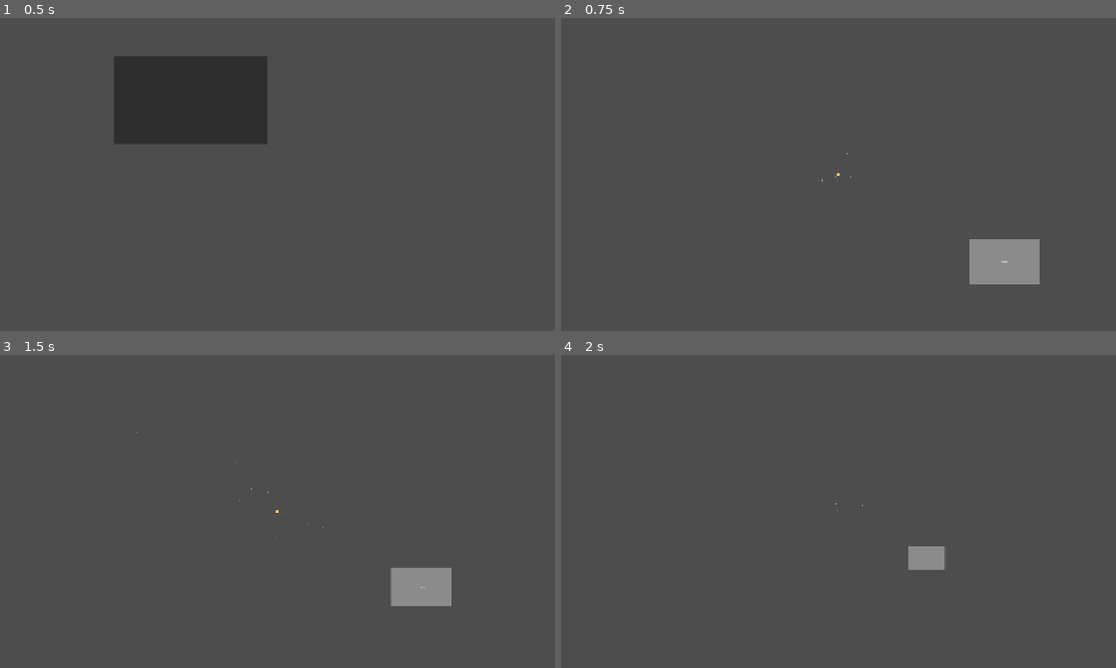
Above: before the commit, frames 1-4 (two rows, left to right).
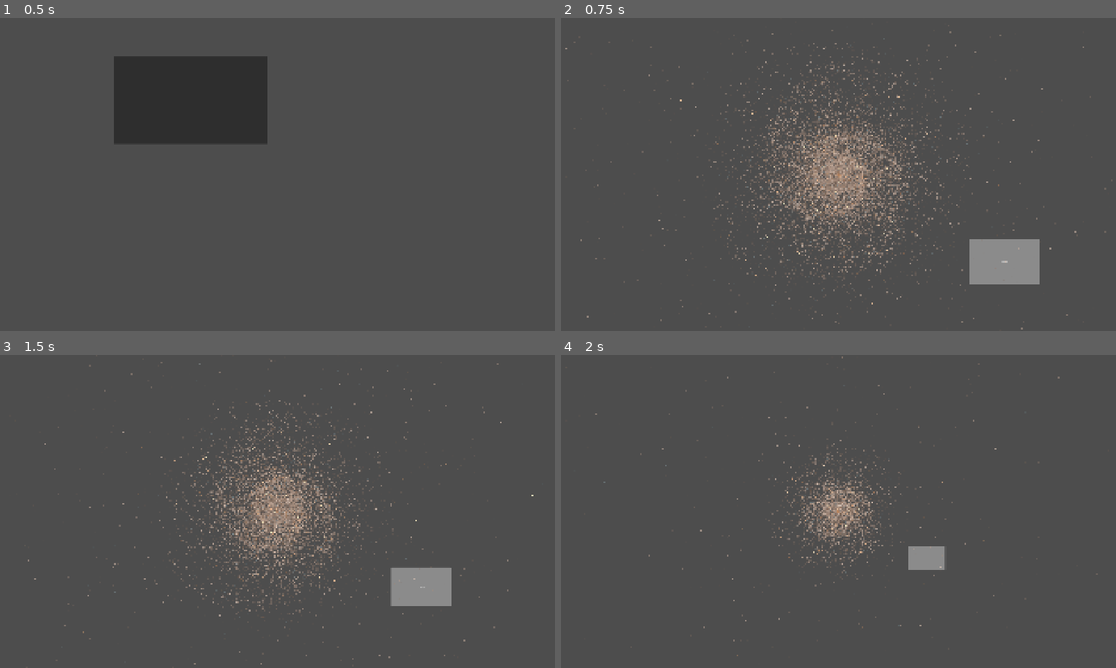
Above: after the commit, the same moments.

Repository: anzac9425/project-universe-hardcore-4x
Game: Godot game, scene res://scenes/Main.tscn
The game is run twice, just before and just after one commit, with the same random seed, the same clock (stepped at 60 frames per second) and the same inputs.
Inputs (mouse positions are in pixels of both pictures, inside the frame that each line leads up to):
- Up to frame 1 (0.5 s): no input
- Up to frame 2 (0.75 s): click (749, 99) at 0.5 s
- Up to frame 3 (1.5 s): tap Enter at 1.25 s; move the mouse to (399, 495) at 1.27 s; hold Z from 1.28 s (still down); click (399, 495) at 1.42 s
- Up to frame 4 (2 s): keep holding Z

Frame 1 is identical in both runs. In frame 2, 6.3% of the frame differs, in the area x 0-100%, y 3-100%; in frame 3, 4.7%; in frame 4, 1.9%.

Commit message:
202604031531

Diff:
--- a/scripts/core/constants.gd
+++ b/scripts/core/constants.gd
@@ -13,6 +13,7 @@
 const EARTH_MASS: float = 5.97219e24
 const SOLAR_MASS: float = 1.98847e30
 const MILKYWAY_MASS: float = 1.15e12 * SOLAR_MASS
+const M_STAR_MSUN_MILKYWAY: float = 6.0e10
 
 # m
 const AU: float = 149_597_870_700
@@ -156,32 +157,41 @@
 	var z_spin := random_normal(galaxy_seed, HashPurpose.GALAXY_HALO_SPIN, 0)
 	return clamp(exp(log(0.035) + 0.55 * z_spin), 0.005, 0.15)
 
-# f_baryon
 static func get_Z(u1: float, u2: float) -> float: # 표준정규분포시드
 	u1 = max(u1, 1e-9)
 	return sqrt(-2.0 * log(u1)) * cos(2.0 * PI * u2)
 
 
+static var BARYON_FIT := {
+	"f_cosmic": 0.157,        # 가능하면 외부 cosmology config로 교체
+	"log10_m50_msun": 11.8,   # 관측 fit 값으로 교체
+	"alpha": 1.7,             # 관측 fit 값으로 교체
+	"sigma_logit": 0.18       # 관측 scatter로 교체
+}
+
 static func _f_baryon_zero(mass: float) -> float:
-	const M_0: float = 12.0 # ~12
-	const SIGMA_B: float = 1.0 # ~1.0-1.5
-	const F_COSMIC: float = 0.157 # ~~0.157
-
-	var diff = log_msun(mass) - M_0
-	var exponent = -(diff * diff) / (2.0 * SIGMA_B * SIGMA_B)
-	return F_COSMIC * exp(exponent)
+	var logm := log_msun(mass)
+	var f_cosmic := float(BARYON_FIT["f_cosmic"])
+	var log10_m50 := float(BARYON_FIT["log10_m50_msun"])
+	var alpha := float(BARYON_FIT["alpha"])
+
+	# 0..f_cosmic, monotonic increase, high-mass saturation
+	var t := exp(alpha * (logm - log10_m50))
+	return f_cosmic * (t / (1.0 + t))
 
 
 static func f_baryon(galaxy_seed: int, galaxy_mass: float) -> float:
-	const SIGMA_B_SC: float = 0.1
-
-	var u1 = hash_float(galaxy_seed, HashPurpose.GALAXY_BARYON, 0)
-	var u2 = hash_float(galaxy_seed, HashPurpose.GALAXY_BARYON, 1)
-	var Z_b = get_Z(u1, u2)
-
-	var x = logit(_f_baryon_zero(galaxy_mass)) + SIGMA_B_SC * Z_b
-
-	return sigmoid(x)
+	var f_cosmic := float(BARYON_FIT["f_cosmic"])
+	var sigma := float(BARYON_FIT["sigma_logit"])
+
+	var u1 := hash_float(galaxy_seed, HashPurpose.GALAXY_BARYON, 0)
+	var u2 := hash_float(galaxy_seed, HashPurpose.GALAXY_BARYON, 1)
+	var z_b := get_Z(u1, u2)
+
+	var f0: float = clamp(_f_baryon_zero(galaxy_mass) / f_cosmic, 1e-6, 1.0 - 1e-6)
+	var f := f_cosmic * sigmoid(logit(f0) + sigma * z_b)
+
+	return f
 
 # f_gas
 
--- a/scripts/core/game_session.gd
+++ b/scripts/core/game_session.gd
@@ -16,7 +16,8 @@
 
 	config = new_config
 	galaxy = MapGenerator.generate(
-		config.base_seed
+		config.base_seed,
+		config.base_n_star
 	)
 
 	game_started = true
--- a/scripts/map/data/galaxy_data.gd
+++ b/scripts/map/data/galaxy_data.gd
@@ -13,6 +13,7 @@
 var type: int
 
 var galaxy_seed: int
+var base_n_star: int
 
 var z_form: float            # [use] formation redshift
 var age_gyr: float           # [use] z_form -> lookback age
--- a/scripts/map/galaxy_field.gd
+++ b/scripts/map/galaxy_field.gd
@@ -10,8 +10,8 @@
 # z 좌표는 후속 단계에서 부여
 # ━━━━━━━━━━━━━━━━━━━━━━━━━━━━━━━━━━━━━━━━━━━━━━━━━━━━━━━━━━━━━━━━━━━━━━━━━━━
 
-const N_STAR_MAX: int = 200
-const N_STAR_MIN: int = 2_000
+const N_STAR_MAX: int = 1_000_000
+const N_STAR_MIN: int = 0
 
 const R_DISK_CUTOFF_RD: float = 6.0
 const R_BULGE_CUTOFF_RE: float = 8.0
@@ -215,10 +215,15 @@
 # STEP 23 — 별 총 개수 결정
 # ───────────────────────────────────────────────────────────────────────────
 
-static func compute_n_star(m_star_msun: float, n_max: int = N_STAR_MAX) -> int:
+static func compute_n_star(m_star_msun: float, base_n_star_: int) -> int:
 	var m_mean: float = max(KROUPA_MEAN_MASS_MSUN, 1e-6)
-	var n_phys := int(round(max(m_star_msun, 0.0) / m_mean))
-	return clampi(n_phys, N_STAR_MIN, n_max)
+	var n_phys: float = max(m_star_msun, 0.0) / m_mean
+
+	var n_phys_ref: float = max(C.M_STAR_MSUN_MILKYWAY, 1e-6) / m_mean
+	var scale: float = n_phys / n_phys_ref
+
+	var n_scaled_phys: int = int(round(base_n_star_ * scale))
+	return clampi(n_scaled_phys, N_STAR_MIN, N_STAR_MAX)
 
 
 # ───────────────────────────────────────────────────────────────────────────
@@ -606,14 +611,15 @@
 	age_gyr: float,
 	feh: float,
 	halo_spin: float,
-	m_gas_msun: float
+	m_gas_msun: float,
+	base_n_star_: int
 ) -> Dictionary:
 	var spiral := sample_spiral_params(
 		galaxy_seed, galaxy_type, f_gas,
 		C.logx(max(M_star_msun, 1e-6)), halo_spin
 	)
 
-	var n_star := compute_n_star(M_star_msun)
+	var n_star := compute_n_star(M_star_msun, base_n_star_)
 
 	var sigma0 := 0.0
 	if Rd_kpc > 0.0:
--- a/scripts/map/map_generator.gd
+++ b/scripts/map/map_generator.gd
@@ -1,11 +1,13 @@
 extends Node
 class_name MapGenerator
 
-static func generate(base_seed: int) -> GalaxyData:
+static func generate(base_seed: int, base_n_star: int) -> GalaxyData:
 	var galaxy = GalaxyData.new()
 
 	var galaxy_seed := C.hash_int(base_seed, C.HashPurpose.GALAXY)
 	galaxy.galaxy_seed = galaxy_seed
+
+	galaxy.base_n_star = base_n_star
 
 	# [use] z_form -> age_gyr
 	var z_form := C.sample_z_form(galaxy_seed)
@@ -261,7 +263,8 @@
 		age_gyr,
 		feh,
 		halo_spin,
-		m_gas_msun
+		m_gas_msun,
+		base_n_star
 	)
 
 	var galaxy_field = GalaxyFieldData.new()
@@ -281,6 +284,7 @@
 	if not OS.is_debug_build():
 		return
 	Log.info("=== GalaxyData (seed: %s) ===" % galaxy.galaxy_seed)
+	Log.info("  base_n_star: %s" % galaxy.base_n_star)
 	Log.info("  z_form: %s" % galaxy.z_form)
 	Log.info("  age_gyr: %s" % galaxy.age_gyr)
 	Log.info("  halo_spin: %s" % galaxy.halo_spin)
@@ -340,3 +344,4 @@
 	Log.info("  spiral: %s" % galaxy.galaxy_field.spiral)
 	Log.info("  n_star: %s" % galaxy.galaxy_field.n_star)
 	Log.info("  stable_inner_radius_kpc: %s" % galaxy.galaxy_field.stable_inner_radius_kpc)
+	#Log.info("  star_population: %s" % galaxy.galaxy_field.star_population)
--- a/scripts/resources/game_config.gd
+++ b/scripts/resources/game_config.gd
@@ -4,7 +4,4 @@
 var version: float = 0.00
 
 @export var base_seed: int
-@export var system_count: int
-@export var galaxy_radius: float
-@export var min_system_distance: float
-@export var Rd: float
+@export var base_n_star: int
--- a/scripts/scenes/Ingame/ingame.gd
+++ b/scripts/scenes/Ingame/ingame.gd
@@ -1,6 +1,6 @@
 extends Node2D
 
-const SYSTEM_DOT_RADIUS := 6.0
+const SYSTEM_DOT_RADIUS := 1.0
 const GALAXY_CENTER_COLOR := Color("ffd166")
 const SYSTEM_COLOR := Color("74c0fc")
 
--- a/scripts/scenes/MainMenu/main_menu.gd
+++ b/scripts/scenes/MainMenu/main_menu.gd
@@ -1,22 +1,13 @@
 extends Node2D
 
-@export var base_seed: int = -17542910
-# -1754291: FRI, 1941221121: quasar_1
-@export var galaxy_type: int = 0
-
-@export var system_count: int = 0
-@export var min_system_distance: float = 5.0
-@export var galaxy_radius: float = 1000.0
+@export var base_seed: int = 999
+@export var base_n_star: int = 100_000
 
 func _on_start_button_pressed() -> void:
 	var config = GameConfig.new()
 
 	config.base_seed = base_seed
-
-	config.system_count = system_count
-	config.min_system_distance = min_system_distance
-	config.galaxy_radius = galaxy_radius
-	config.Rd = galaxy_radius * C.RD_MTP
+	config.base_n_star = base_n_star
 
 	GameSession.start_new_game(config)
 	SceneManager.change_scene_with_loading(C.SCENE_INGAME_PATH)
Not shown, changed: README.md
Not shown, changed: docs/ProceduralSystemGeneratorLogic.md
